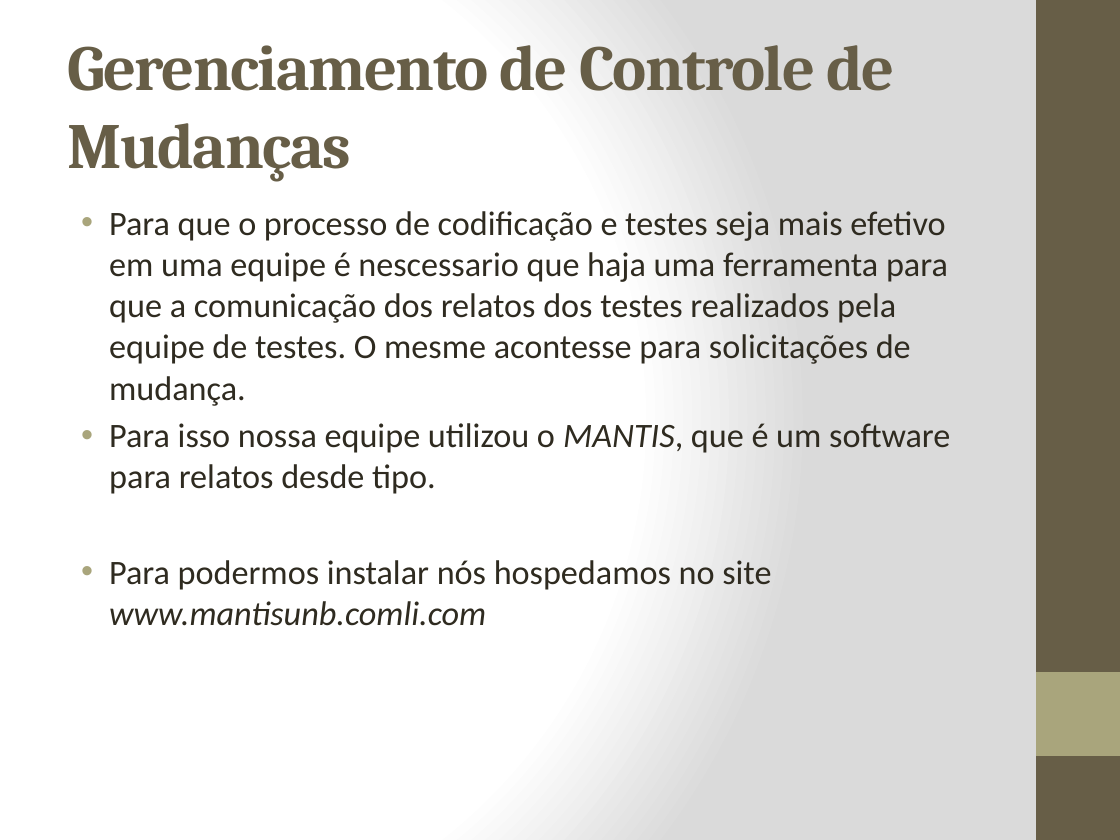
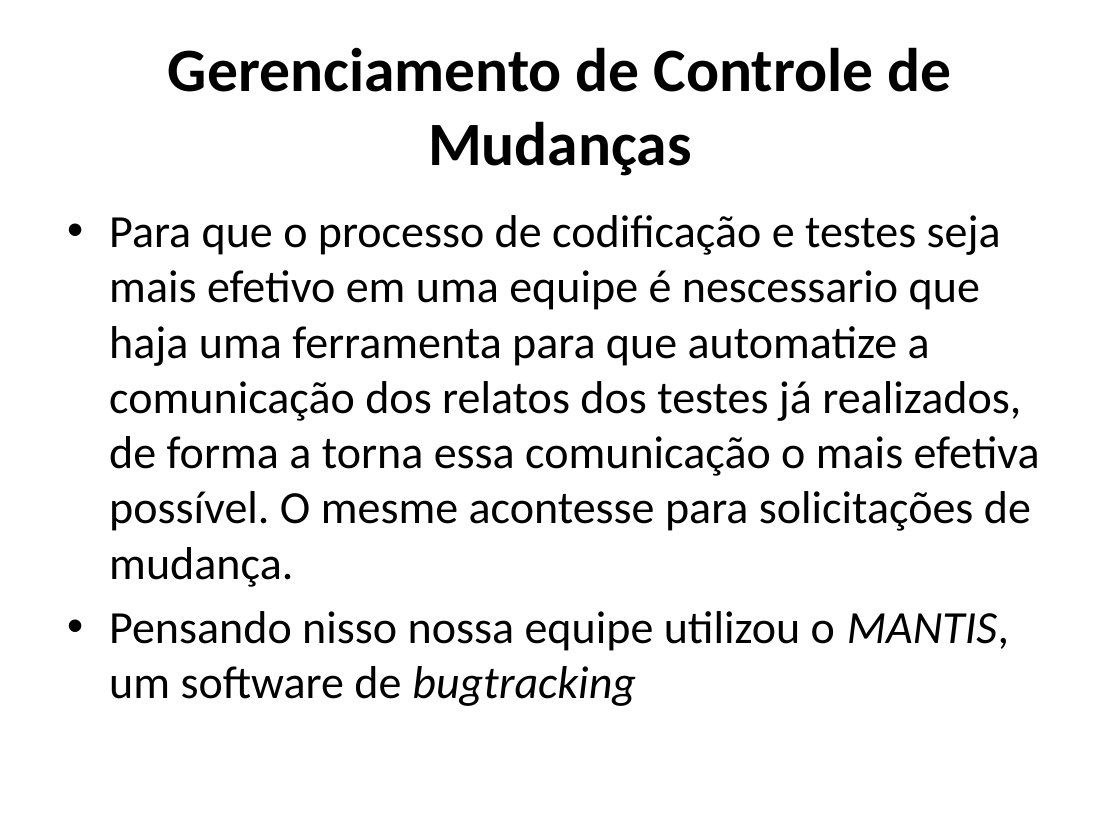
Before and after one commit to carlosneo/dotprojecteap, a slide deck: slide 9 of Dot Project EAP/4. System Management/Gerência de configuração/Gerencia de configuração e mudança de software.pptx (slide 2 before the commit). Drawn at 1120x840 pixels with LibreOffice and Linux fonts; fonts in the diff are those of the drawing. Boxes give left, top, right and bottom in pixels: in the first picture for what was removed or moved away, otherwise in the second. Text is boxed around its words. In the diff, an @@ line names an element or a change of style, - is before the commit and + after.

Commit message:
Atualização do arquivo Gerência de configuração/Gerencia de configuração e mudança de software.pptx

```diff
--- a/Dot Project EAP/4. System Management/Gerência de configuração/Gerencia de configuração e mudança de software.pptx
+++ b/Dot Project EAP/4. System Management/Gerência de configuração/Gerencia de configuração e mudança de software.pptx
@@ background gradient #FFFFFF to #DADADA to #FFFFFF @@
@@ rectangle removed at bbox=[1036, 0, 1120, 840] @@
@@ title "Gerenciamento de Controle de Mudanças" at bbox=[168, 47, 952, 176]: size 41.4 to 39.6 pt, font Cambria to Calibri, text colour #675E47 to #000000, letter spacing -1 to 0 pt; alignment left to centre @@
@@ text at bbox=[109, 215, 1040, 706]: text changed; size 22 to 29.6 pt; text colour #2F2B20 to #000000 @@
-• Para que o processo de codificação e testes seja mais efetivo em uma equipe é nescessario que haja uma ferramenta para que a comunicação dos relatos dos testes realizados pela equipe de testes. O mesme acontesse para solicitações de mudança.
-• Para isso nossa equipe utilizou o MANTIS, que é um software para relatos desde tipo.
-• Para podermos instalar nós hospedamos no site www.mantisunb.comli.com
+• Para que o processo de codificação e testes seja mais efetivo em uma equipe é nescessario que haja uma ferramenta para que automatize a comunicação dos relatos dos testes já realizados, de forma a torna essa comunicação o mais efetiva possível. O mesme acontesse para solicitações de mudança.
+• Pensando nisso nossa equipe utilizou o MANTIS, um software de bugtracking
@@ rectangle removed at bbox=[1036, 672, 1120, 756] @@
```
Also in this commit, not shown: 3 other slides changed, 8 slides added, 6 slides removed.
